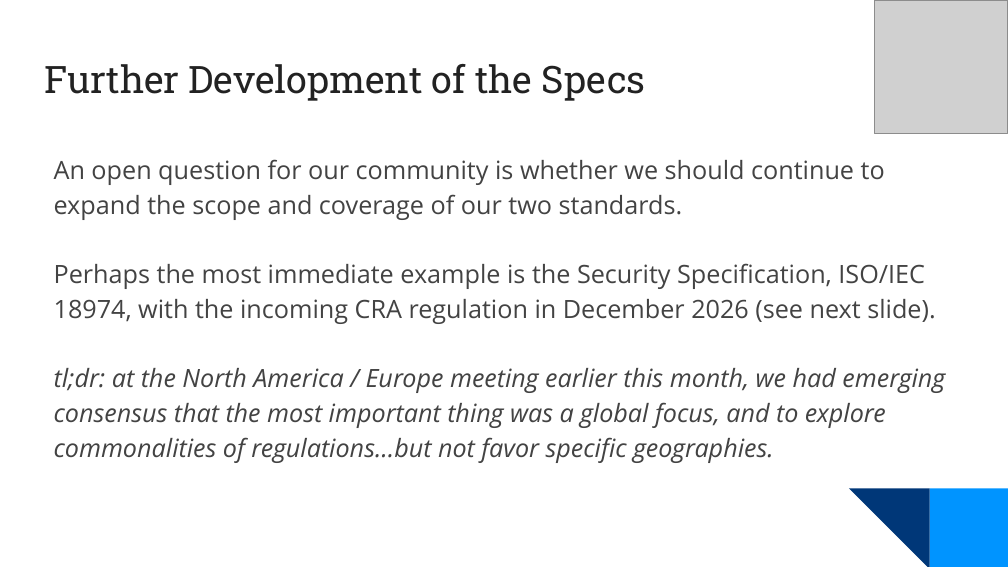
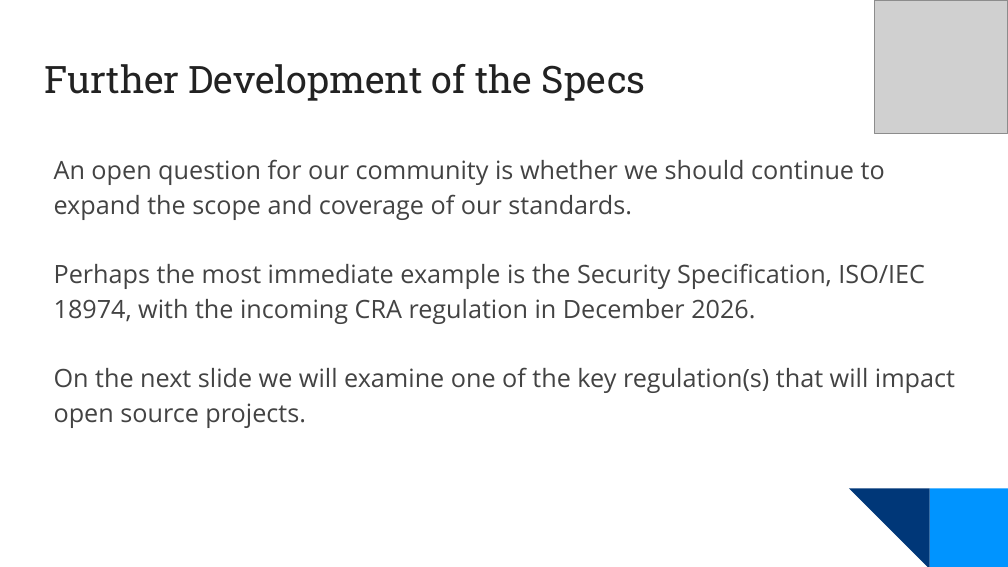
Before and after one commit to OpenChain-Project/Meeting-Slides, a slide deck: slide 9 of 2025/specification-education-monthly/2025-10-Europe-NA.pptx. Drawn at 1008x567 pixels with LibreOffice and Linux fonts; fonts in the diff are those of the drawing; grey boxes stand for pictures; background and template pictures are left out. Boxes give left, top, right and bottom in pixels: in the first picture for what was removed or moved away, otherwise in the second. Text is boxed around its words. In the diff, an @@ line names an element or a change of style, - is before the commit and + after.

```diff
--- a/2025/specification-education-monthly/2025-10-Europe-NA.pptx
+++ b/2025/specification-education-monthly/2025-10-Europe-NA.pptx
@@ text at <box>54,159,955,428</box>: text changed @@
-An open question for our community is whether we should continue to expand the scope and coverage of our two standards.
-Perhaps the most immediate example is the Security Specification, ISO/IEC 18974, with the incoming CRA regulation in December 2026 (see next slide).
-tl;dr: at the North America / Europe meeting earlier this month, we had emerging consensus that the most important thing was a global focus, and to explore commonalities of regulations…but not favor specific geographies.
+An open question for our community is whether we should continue to expand the scope and coverage of our standards.
+Perhaps the most immediate example is the Security Specification, ISO/IEC 18974, with the incoming CRA regulation in December 2026.
+On the next slide we will examine one of the key regulation(s) that will impact open source projects.
```
Also in this commit, not shown: 6 other slides changed, 1 other file.
